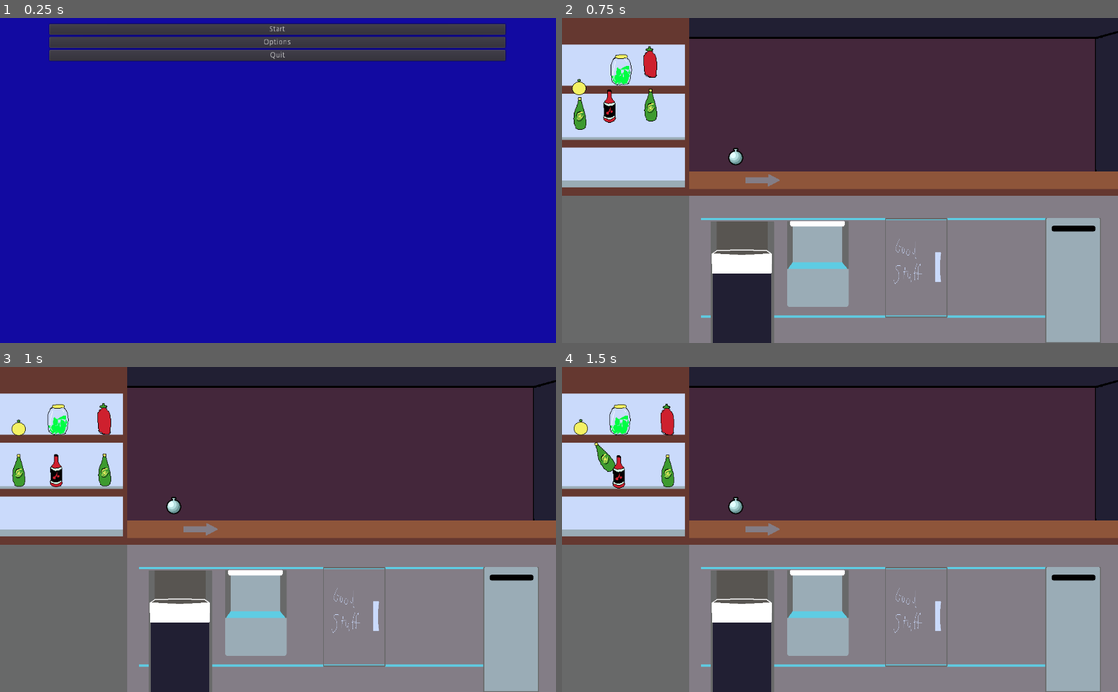
Above: before the commit, frames 1-4 (two rows, left to right).
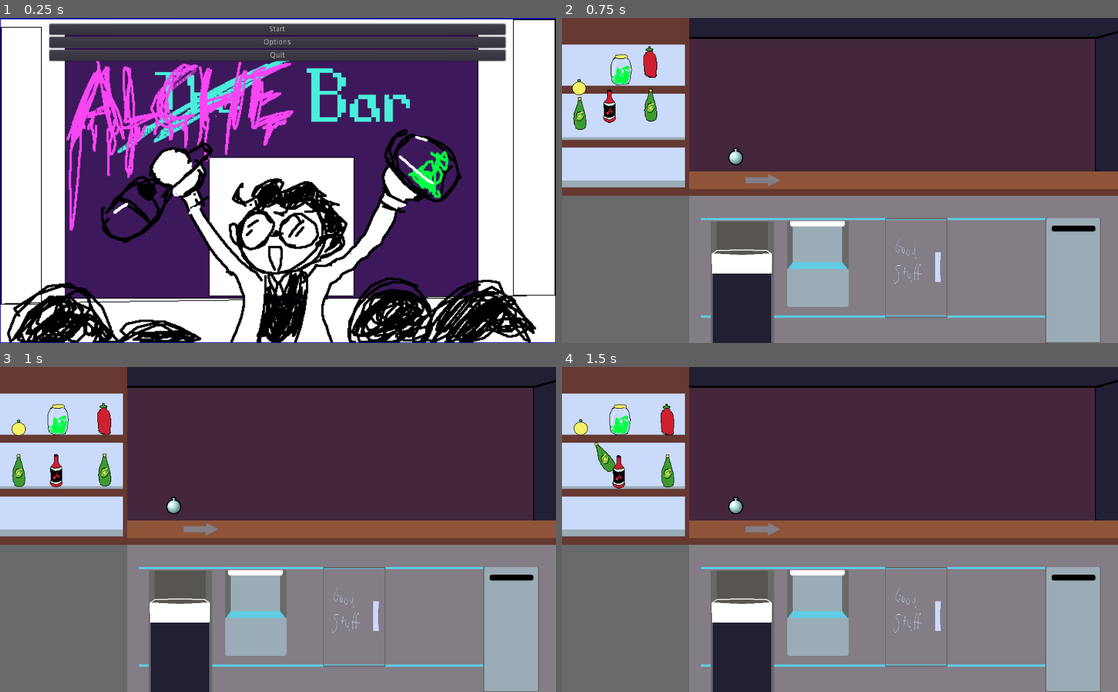
Above: after the commit, the same moments.

Repository: MoonTrain/Chill2022
Game: Godot game, scene res://mainMenu.tscn
Two runs of this game, one before a commit and one after it. Both use one fixed random seed, a clock stepped at 60 frames per second and the inputs below. The project has no main scene, so this scene is started directly.
Inputs (mouse positions are in pixels of both pictures, inside the frame that each line leads up to):
- Up to frame 1 (0.25 s): no input
- Up to frame 2 (0.75 s): click "Start" at 0.5 s
- Up to frame 3 (1 s): no input
- Up to frame 4 (1.5 s): drag from (578, 471) to (667, 419) at 1.27 s

The runs differ from the first frame. In frame 1, 91% of the frame differs, in the area x 0-100%, y 0-100%; in frame 2, nothing differs; in frame 3, nothing differs; in frame 4, nothing differs.

Commit message:
Title screen music and improvements

Diff:
--- a/Alchebar/Node.tscn
+++ b/Alchebar/Node.tscn
@@ -5,7 +5,7 @@
 [ext_resource path="res://DropDrink.tscn" type="PackedScene" id=3]
 [ext_resource path="res://BarScene.gd" type="Script" id=4]
 [ext_resource path="res://art/Alchemy_Bar_v2.png" type="Texture" id=5]
-[ext_resource path="res://audio/jazz.mp3" type="AudioStream" id=6]
+[ext_resource path="res://audio/jazz.wav" type="AudioStream" id=6]
 
 [node name="BarScene" type="Node"]
 script = ExtResource( 4 )
@@ -14,34 +14,34 @@
 position = Vector2( 24, 96 )
 
 [node name="AudioStreamPlayer2D" type="AudioStreamPlayer2D" parent="RedPot"]
-volume_db = 3.0
+volume_db = 8.0
 
 [node name="RedPot2" parent="." instance=ExtResource( 2 )]
 position = Vector2( 16, 200 )
 
 [node name="AudioStreamPlayer2D" type="AudioStreamPlayer2D" parent="RedPot2"]
-volume_db = 3.0
+volume_db = 8.0
 
 [node name="RedPot3" parent="." instance=ExtResource( 2 )]
 position = Vector2( 120, 88 )
 
 [node name="AudioStreamPlayer2D" type="AudioStreamPlayer2D" parent="RedPot3"]
-volume_db = 3.0
+volume_db = 8.0
 
 [node name="RedPot4" parent="." instance=ExtResource( 2 )]
 
 [node name="AudioStreamPlayer2D" type="AudioStreamPlayer2D" parent="RedPot4"]
-volume_db = 3.0
+volume_db = 8.0
 
 [node name="RedPot5" parent="." instance=ExtResource( 2 )]
 
 [node name="AudioStreamPlayer2D" type="AudioStreamPlayer2D" parent="RedPot5"]
-volume_db = 3.0
+volume_db = 8.0
 
 [node name="RedPot6" parent="." instance=ExtResource( 2 )]
 
 [node name="AudioStreamPlayer2D" type="AudioStreamPlayer2D" parent="RedPot6"]
-volume_db = 3.0
+volume_db = 8.0
 
 [node name="DropDrink" parent="." instance=ExtResource( 3 )]
 position = Vector2( 320, 256 )
@@ -92,6 +92,7 @@
 
 [node name="AudioStreamPlayer" type="AudioStreamPlayer" parent="."]
 stream = ExtResource( 6 )
+volume_db = 5.0
 autoplay = true
 
 [connection signal="addDrink" from="RedPot" to="." method="_on_RedPot_addDrink"]
--- a/Alchebar/RedPot.gd
+++ b/Alchebar/RedPot.gd
@@ -71,6 +71,8 @@
 		global_position = lerp(global_position, get_global_mouse_position(), 25*delta)
 		look_at(get_global_mouse_position())
 	else:
+		if global_position.distance_to(rest_point) > 1:	play_sound(PUTDOWN_SOUNDS)
+
 		global_position = lerp(global_position, rest_point, 10*delta)
 		rotation = lerp_angle(rotation, 0, 10*delta)
 
@@ -89,8 +91,6 @@
 					shortest_dist = distance
 					curNode = tmp
 					tmp+=1
-
-					play_sound(PUTDOWN_SOUNDS)
 
 			for child in glassNode:
 				var distance = global_position.distance_to(child.global_position)
--- a/Alchebar/mainMenu.tscn
+++ b/Alchebar/mainMenu.tscn
@@ -1,8 +1,16 @@
-[gd_scene load_steps=4 format=2]
+[gd_scene load_steps=9 format=2]
 
 [ext_resource path="res://mainMenu.gd" type="Script" id=1]
 [ext_resource path="res://audio/menu accept.wav" type="AudioStream" id=2]
 [ext_resource path="res://audio/menu mouseover.wav" type="AudioStream" id=3]
+[ext_resource path="res://audio/chill theme.wav" type="AudioStream" id=4]
+[ext_resource path="res://art/titleScreen.png" type="Texture" id=5]
+
+[sub_resource type="Theme" id=1]
+
+[sub_resource type="Theme" id=2]
+
+[sub_resource type="Theme" id=3]
 
 [node name="mainMenu" type="Control"]
 anchor_right = 1.0
@@ -24,18 +32,21 @@
 [node name="startButton" type="Button" parent="menu"]
 margin_right = 840.0
 margin_bottom = 20.0
+theme = SubResource( 1 )
 text = "Start"
 
 [node name="optionsButton" type="Button" parent="menu"]
 margin_top = 24.0
 margin_right = 840.0
 margin_bottom = 44.0
+theme = SubResource( 2 )
 text = "Options"
 
 [node name="quitButton" type="Button" parent="menu"]
 margin_top = 48.0
 margin_right = 840.0
 margin_bottom = 68.0
+theme = SubResource( 3 )
 text = "Quit"
 __meta__ = {
 "_edit_use_anchors_": false
@@ -49,6 +60,17 @@
 [node name="ClickAudio" type="AudioStreamPlayer" parent="menu"]
 stream = ExtResource( 2 )
 
+[node name="TitleScreen" type="Sprite" parent="menu"]
+position = Vector2( 421.294, 289.6 )
+scale = Vector2( 1.41806, 1.38928 )
+z_index = -2
+texture = ExtResource( 5 )
+
+[node name="AudioStreamPlayer" type="AudioStreamPlayer" parent="."]
+stream = ExtResource( 4 )
+volume_db = 5.0
+autoplay = true
+
 [connection signal="mouse_entered" from="menu/startButton" to="." method="_on_startButton_mouse_entered"]
 [connection signal="pressed" from="menu/startButton" to="." method="_on_startButton_pressed"]
 [connection signal="mouse_entered" from="menu/optionsButton" to="." method="_on_optionsButton_mouse_entered"]
Binary file added: Alchebar/art/titleScreen.png
Not shown, added: Alchebar/art/titleScreen.png.import
Not shown, added: Alchebar/audio/chill theme.wav.import
Not shown, removed: Alchebar/audio/jazz.mp3.import
Not shown, added: Alchebar/audio/jazz.wav.import
Not shown, added: Alchebar/audio/chill theme.wav
Not shown, removed: Alchebar/audio/jazz.mp3
Not shown, added: Alchebar/audio/jazz.wav
